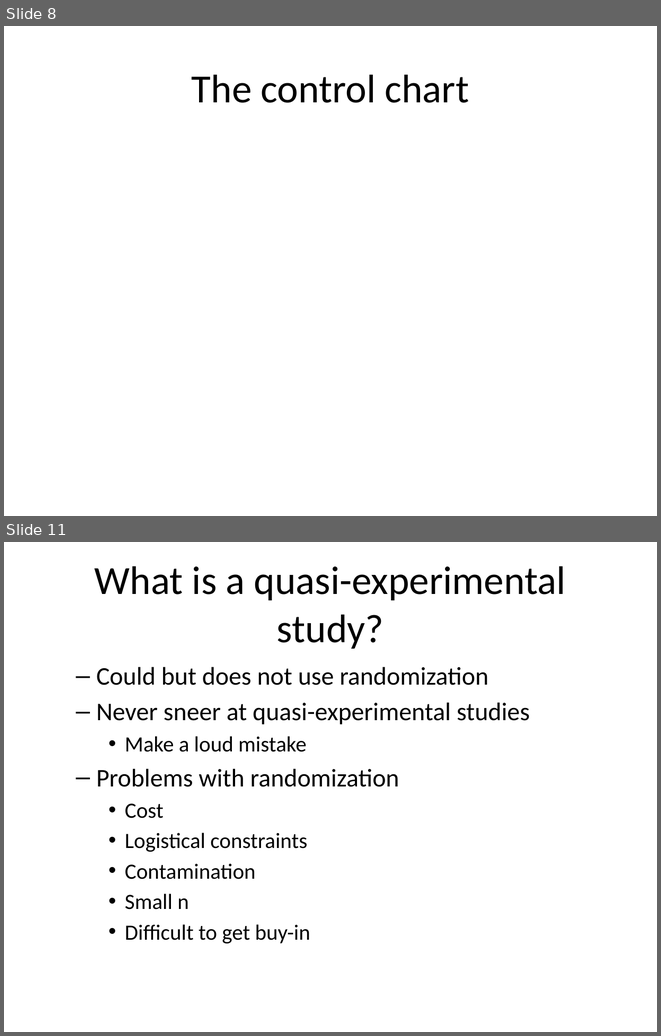
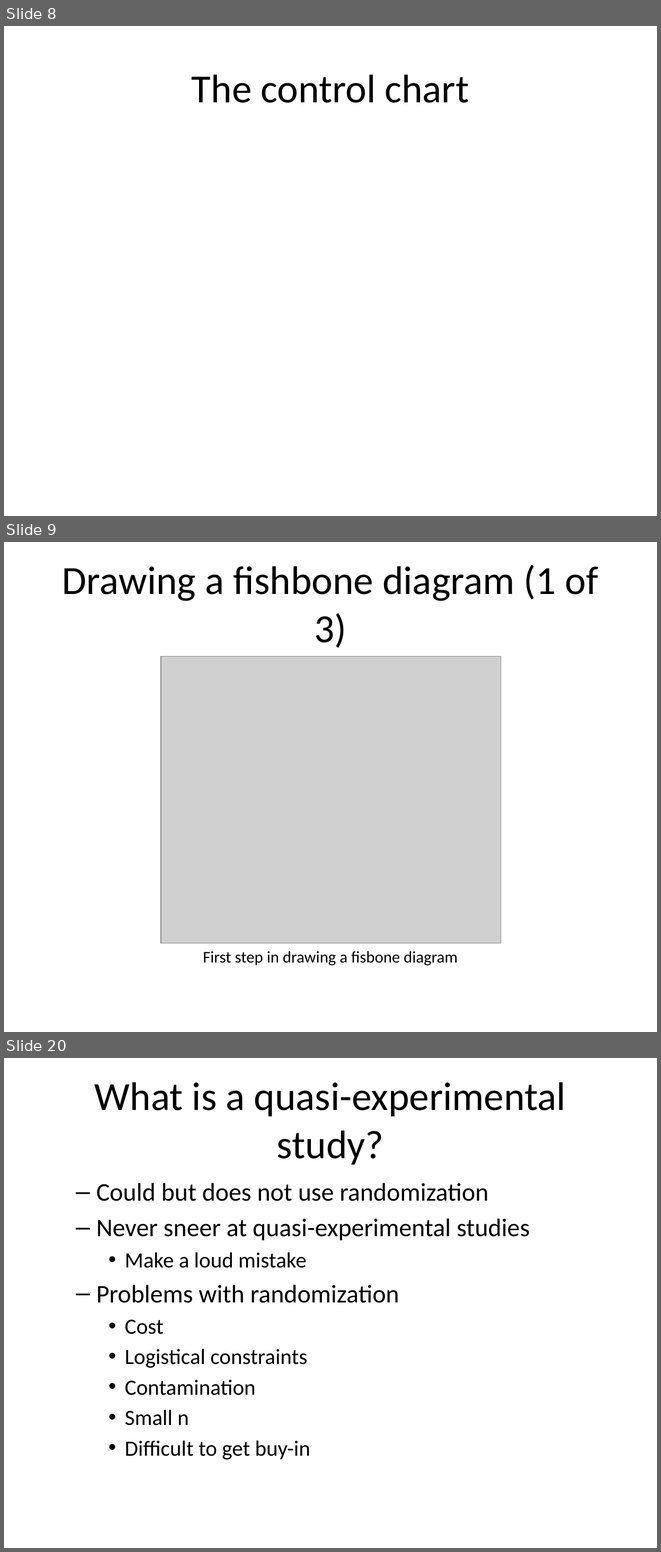
Before and after one commit to classes-medb/5510, a slide deck: src/video-05-quasi-experiments.pptx. Shown one above the other, each under a label of ours: slides 8 and 11 before the commit, slides 8, 9 and 20 after it; the slides between them are not shown. The pictures are 661x1036 and 661x1552 pixels, drawn with LibreOffice and Linux fonts; fonts in the diff are those of the drawing; grey boxes stand for pictures. Boxes give left, top, right and bottom in pixels: in the first picture for what was removed or moved away, otherwise in the second. Text is boxed around its words. In the diff, an @@ line names an element or a change of style, - is before the commit and + after.

```diff
--- a/src/video-05-quasi-experiments.pptx
+++ b/src/video-05-quasi-experiments.pptx
@@ slide 9 added at [4,542,657,1032], background #FFFFFF @@
@@ title added at [62,565,598,648], 44 pt, text #000000 @@
+Drawing a fishbone diagram (1 of 3)
@@ picture added at [161,656,501,943] @@
@@ text added at [203,951,458,965], 18 pt, text #000000 @@
+First step in drawing a fisbone diagram
@@ what was slide 11 is now slide 20 @@
```
Also in this commit, not shown: 4 slides changed, 8 other slides added, 15 slides removed, 10 other files.
